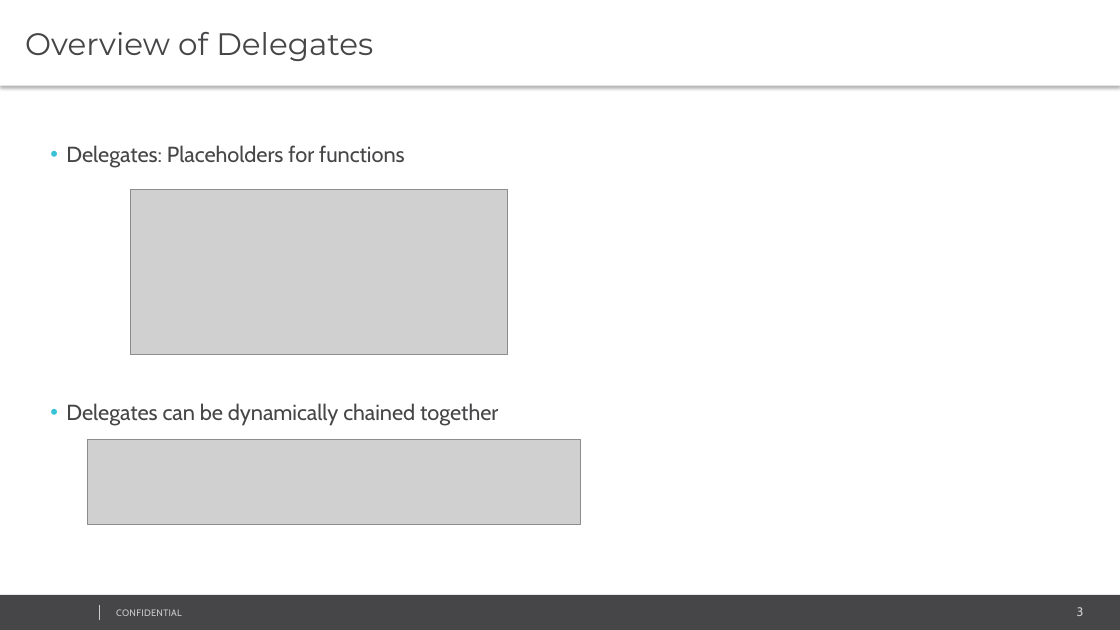
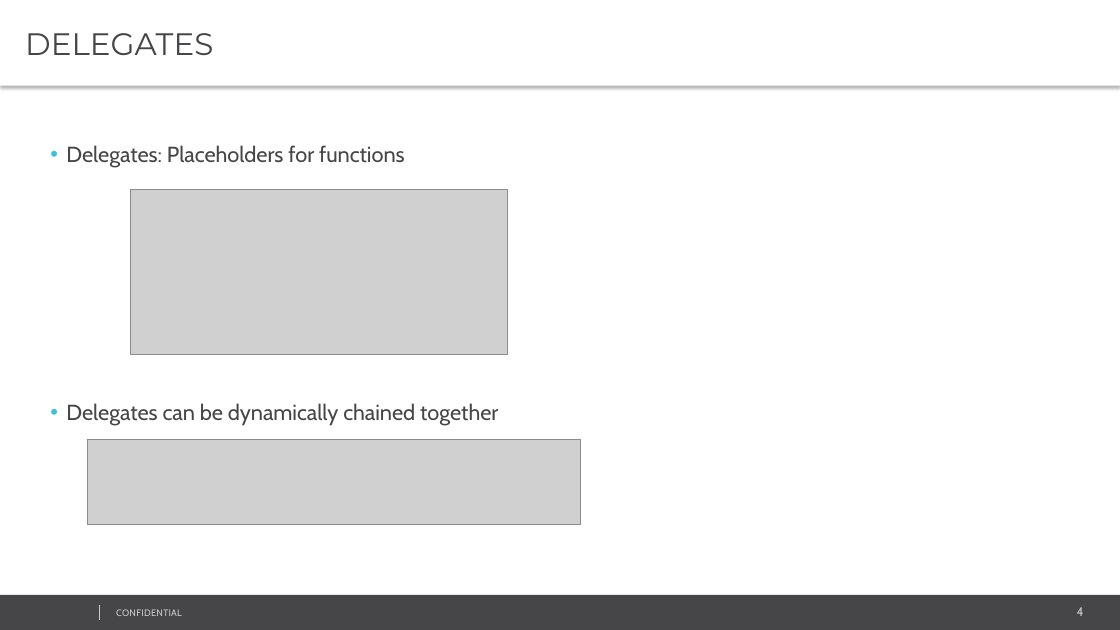
Before and after one commit to sampath42/Delegate_Events, a slide deck: slide 4 of M7/07 Delegates and Events.pptx (slide 3 before the commit). Drawn at 1120x630 pixels with LibreOffice and Linux fonts; fonts in the diff are those of the drawing; grey boxes stand for pictures; background and template pictures are left out. Boxes give left, top, right and bottom in pixels: in the first picture for what was removed or moved away, otherwise in the second. Text is boxed around its words. In the diff, an @@ line names an element or a change of style, - is before the commit and + after.

```diff
--- a/M7/07 Delegates and Events.pptx
+++ b/M7/07 Delegates and Events.pptx
@@ text at (25,33,213,55): text changed @@
-Overview of Delegates
+DELEGATES
@@ page number at (1077,607,1084,616): text changed @@
-3
+4
```
Also in this commit, not shown: 5 other slides changed, 4 slides added, 8 slides removed, 17 other files.
